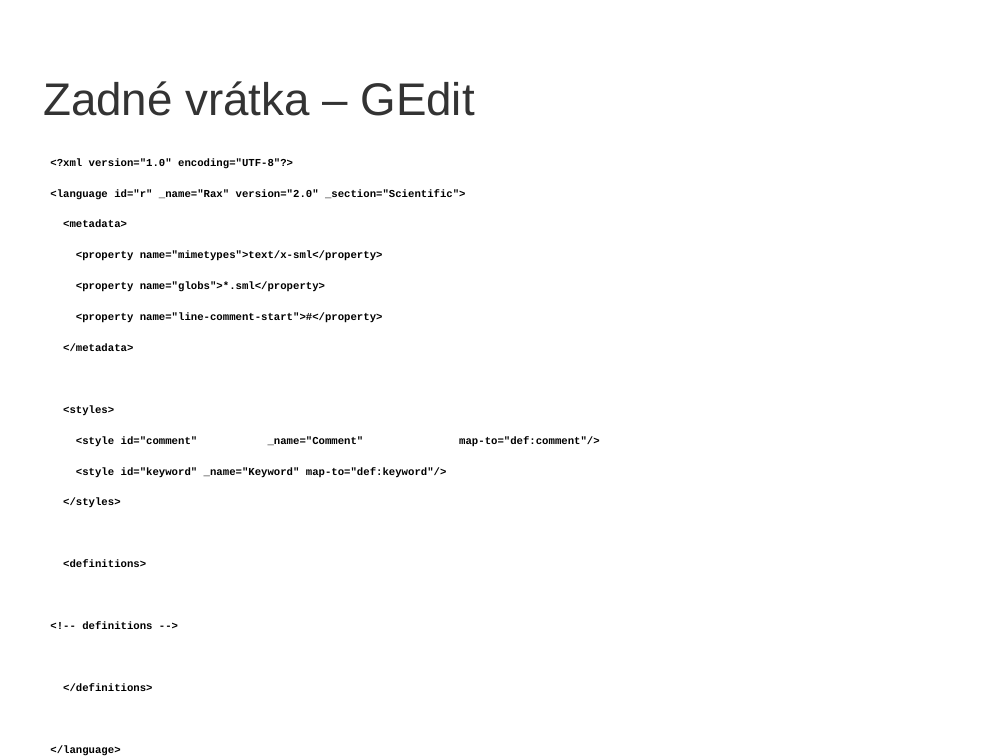
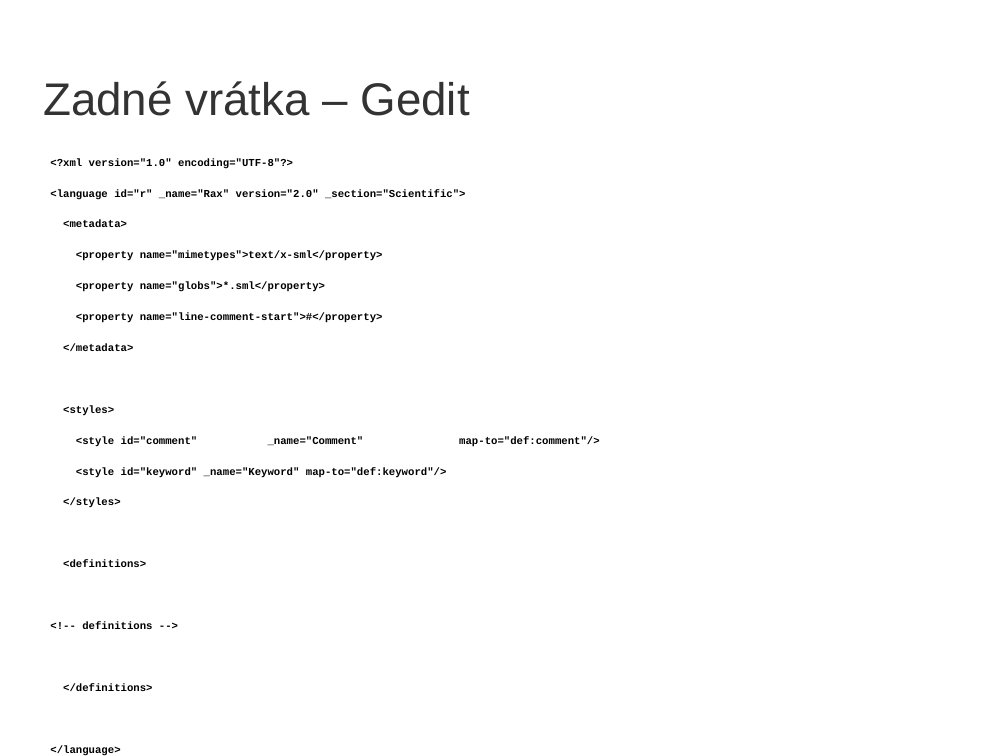
Before and after one commit to yin/syntaxer, a slide deck: slide 36 of obhajoba/bc2014-obhajoba15-prezentacia.odp. Drawn at 1008x756 pixels with LibreOffice and Linux fonts; fonts in the diff are those of the drawing; background and template pictures are left out. Boxes give left, top, right and bottom in pixels: in the first picture for what was removed or moved away, otherwise in the second. Text is boxed around its words. In the diff, an @@ line names an element or a change of style, - is before the commit and + after.

```diff
--- a/obhajoba/bc2014-obhajoba15-prezentacia.odp
+++ b/obhajoba/bc2014-obhajoba15-prezentacia.odp
@@ title at (43,81,470,116): text changed @@
-Zadné vrátka – GEdit
+Zadné vrátka – Gedit
```
Also in this commit, not shown: 6 other slides changed, 1 other file.
